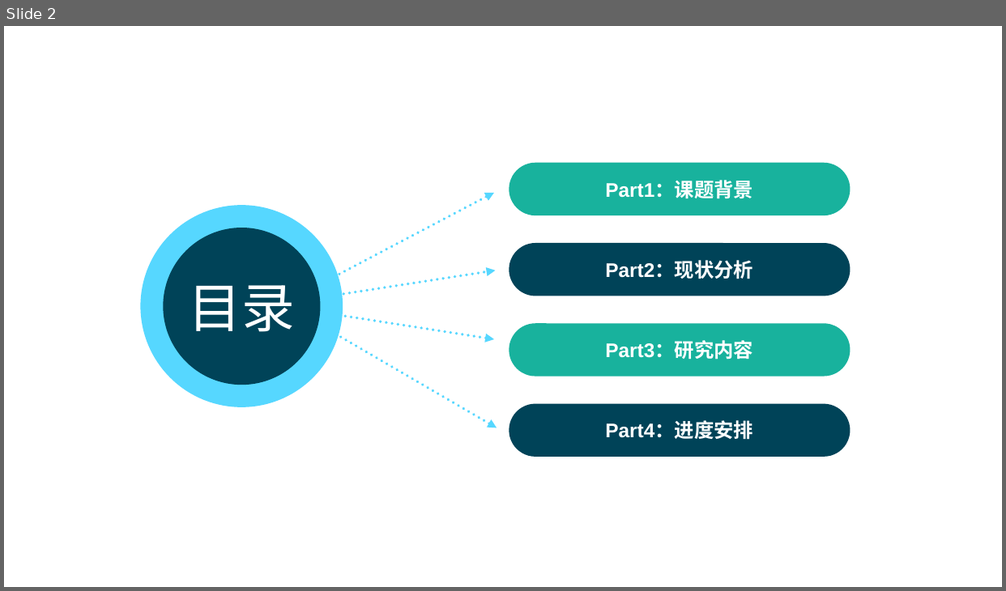
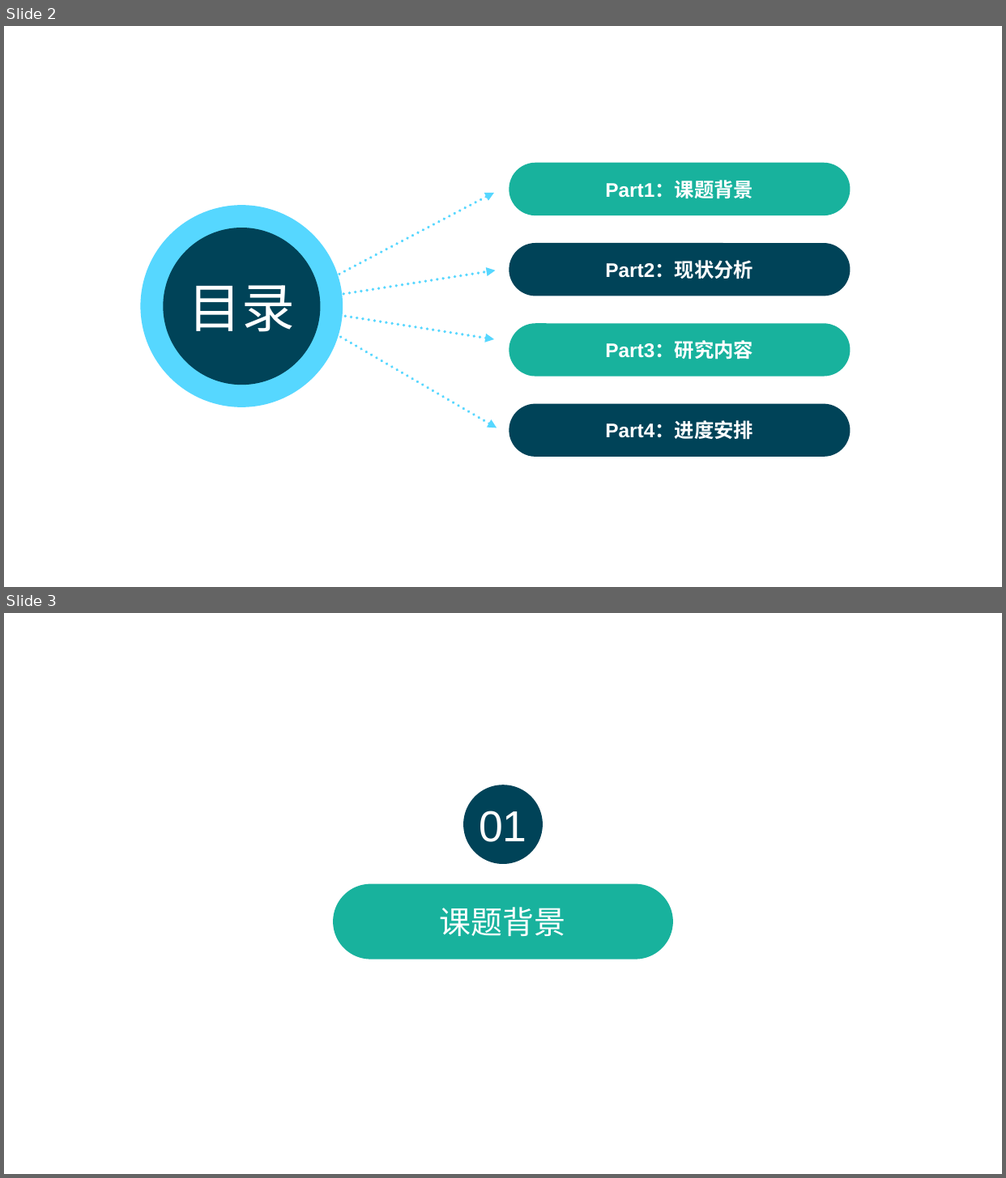
Before and after one commit to yybysj/bysj, a slide deck: Requirement/毕业设计相关规定及规范/毕设开题答辩PPT.pptx. Shown one above the other, each under a label of ours: slide 2 before the commit, slides 2 and 3 after it. The pictures are 1006x591 and 1006x1178 pixels, drawn with LibreOffice and Linux fonts; fonts in the diff are those of the drawing. Boxes give left, top, right and bottom in pixels: in the first picture for what was removed or moved away, otherwise in the second. Text is boxed around its words. In the diff, an @@ line names an element or a change of style, - is before the commit and + after.

```diff
--- a/Requirement/毕业设计相关规定及规范/毕设开题答辩PPT.pptx
+++ b/Requirement/毕业设计相关规定及规范/毕设开题答辩PPT.pptx
@@ slide 3 added at bbox=[4, 613, 1002, 1174], background #FFFFFF @@
@@ ellipse added at bbox=[463, 785, 543, 864], fill #004358, 44 pt, text #FFFFFF @@
+01
@@ rounded rectangle added at bbox=[334, 884, 673, 960], fill #18B29D @@
@@ free added at bbox=[404, 903, 601, 941], 32 pt, text #FFFFFF @@
+课题背景
```
Also in this commit, not shown: 2 slides changed, 12 other slides added, 12 slides removed, 2 other files.
